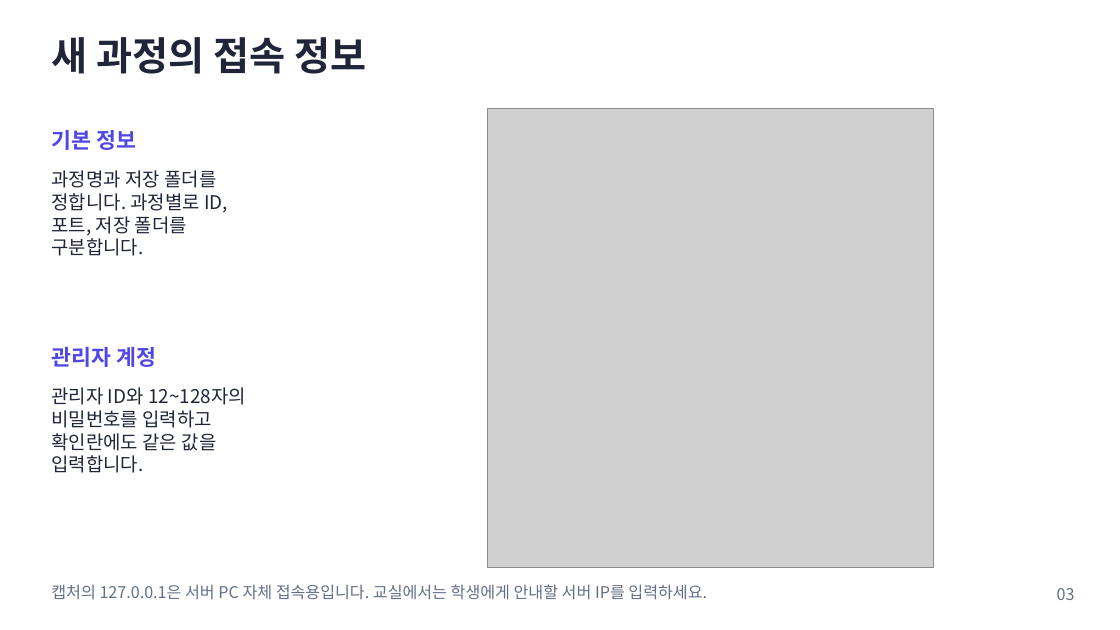
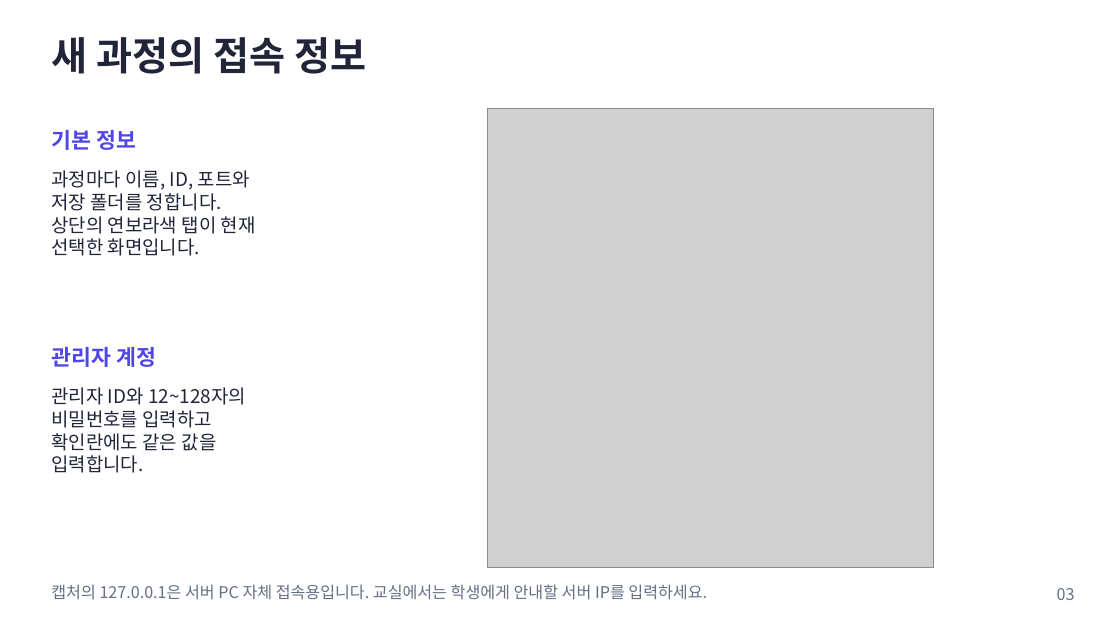
Before and after one commit to prozac0401/AssignmentHub, a slide deck: slide 3 of docs/manual/AssignmentHub_사용자_매뉴얼.pptx. Drawn at 1120x630 pixels with LibreOffice and Linux fonts; fonts in the diff are those of the drawing; grey boxes stand for pictures. Boxes give left, top, right and bottom in pixels: in the first picture for what was removed or moved away, otherwise in the second. Text is boxed around its words. In the diff, an @@ line names an element or a change of style, - is before the commit and + after.

```diff
--- a/docs/manual/AssignmentHub_사용자_매뉴얼.pptx
+++ b/docs/manual/AssignmentHub_사용자_매뉴얼.pptx
@@ text at bbox=[51, 170, 256, 256]: text changed @@
-과정명과 저장 폴더를
-정합니다. 과정별로 ID,
-포트, 저장 폴더를
-구분합니다.
+과정마다 이름, ID, 포트와
+저장 폴더를 정합니다.
+상단의 연보라색 탭이 현재
+선택한 화면입니다.
```
Also in this commit, not shown: 1 other slide changed, 9 other files.
